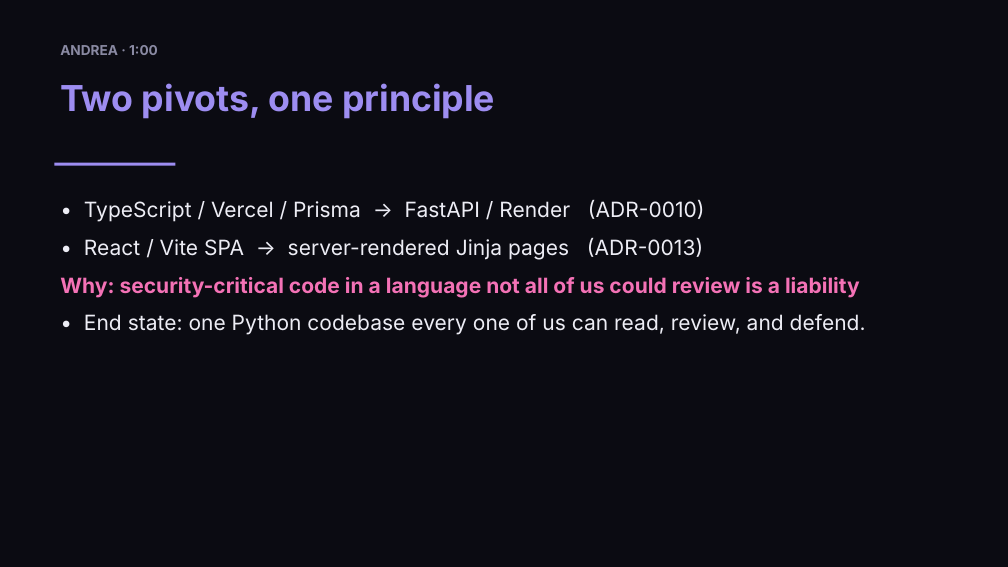
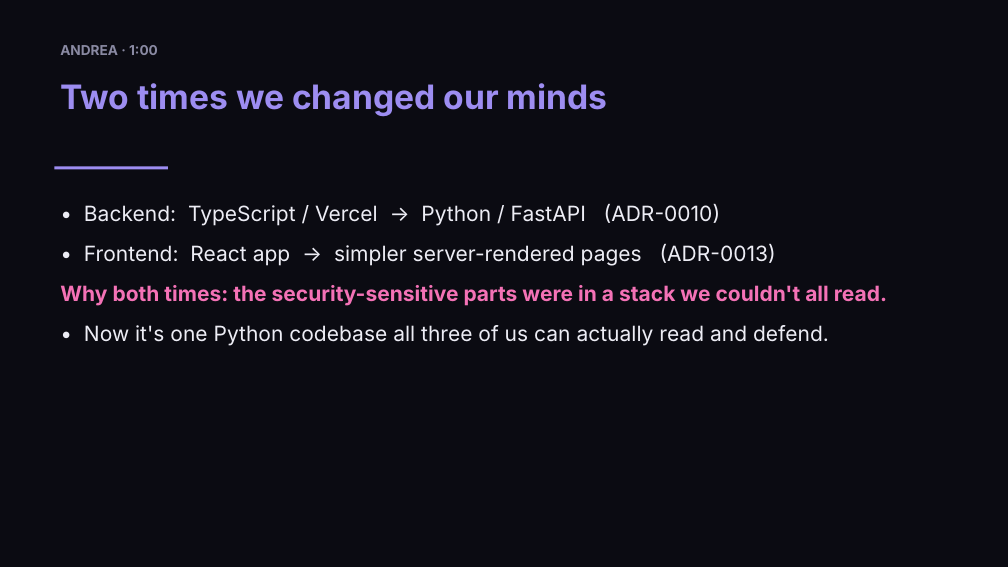
Before and after one commit to j-jwalker/Brink, a slide deck: slide 6 of docs/presentation/brink-deck.pptx. Drawn at 1008x567 pixels with LibreOffice and Linux fonts; fonts in the diff are those of the drawing. Boxes give left, top, right and bottom in pixels: in the first picture for what was removed or moved away, otherwise in the second. Text is boxed around its words. In the diff, an @@ line names an element or a change of style, - is before the commit and + after.

```diff
--- a/docs/presentation/brink-deck.pptx
+++ b/docs/presentation/brink-deck.pptx
@@ text at box(60, 83, 608, 117): text changed; size 34 to 32 pt @@
-Two pivots, one principle
+Two times we changed our minds
@@ rectangle: place and size @@
-rectangle at box(54, 163, 175, 166)
+rectangle at box(54, 166, 168, 169)
@@ text at box(60, 203, 887, 346): text changed @@
-• TypeScript / Vercel / Prisma → FastAPI / Render (ADR-0010)
-• React / Vite SPA → server-rendered Jinja pages (ADR-0013)
-Why: security-critical code in a language not all of us could review is a liability
-• End state: one Python codebase every one of us can read, review, and defend.
+• Backend: TypeScript / Vercel → Python / FastAPI (ADR-0010)
+• Frontend: React app → simpler server-rendered pages (ADR-0013)
+Why both times: the security-sensitive parts were in a stack we couldn't all read.
+• Now it's one Python codebase all three of us can actually read and defend.
```
Also in this commit, not shown: 11 other slides changed, 7 slides added, 7 slides removed, 2 other files.
